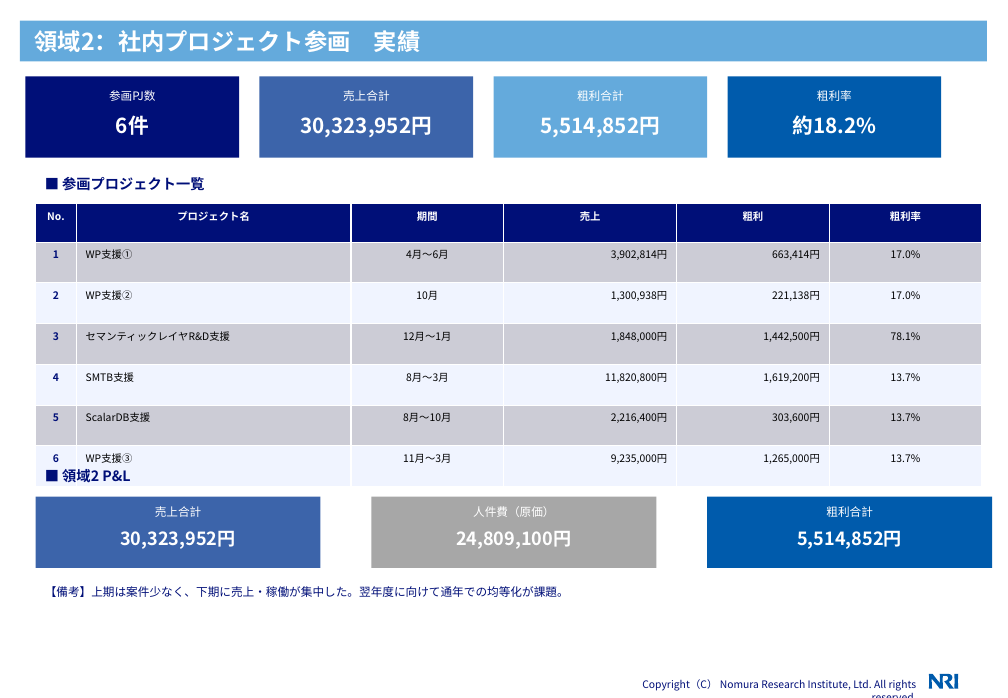
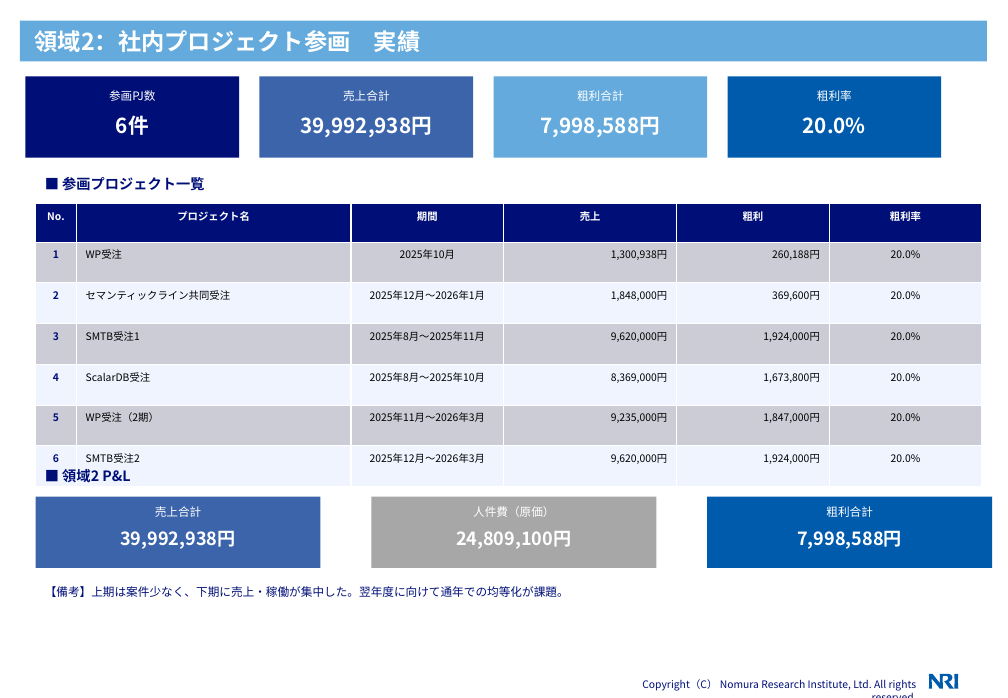
Before and after one commit to k2-matsuura/bridge1, a slide deck: slide 6 of 2025年度_Snowflake事業事業報告.pptx. Drawn at 1008x698 pixels with LibreOffice and Linux fonts; fonts in the diff are those of the drawing. Boxes give left, top, right and bottom in pixels: in the first picture for what was removed or moved away, otherwise in the second. Text is boxed around its words. In the diff, an @@ line names an element or a change of style, - is before the commit and + after.

```diff
--- a/2025年度_Snowflake事業事業報告.pptx
+++ b/2025年度_Snowflake事業事業報告.pptx
@@ text at [301, 116, 432, 137]: text changed @@
-30,323,952円
+39,992,938円
@@ text at [541, 117, 660, 137]: text changed @@
-5,514,852円
+7,998,588円
@@ text at [803, 117, 866, 134]: text changed @@
-約18.2%
+20.0%
@@ table at [35, 204, 982, 487] @@
-row 2: 1 | WP支援① | 4月〜6月 | 3,902,814円 | 663,414円 | 17.0%
+row 2: 1 | WP受注 | 2025年10月 | 1,300,938円 | 260,188円 | 20.0%
-row 3: 2 | WP支援② | 10月 | 1,300,938円 | 221,138円 | 17.0%
+row 3: 2 | セマンティックライン共同受注 | 2025年12月〜2026年1月 | 1,848,000円 | 369,600円 | 20.0%
-row 4: 3 | セマンティックレイヤR&D支援 | 12月〜1月 | 1,848,000円 | 1,442,500円 | 78.1%
+row 4: 3 | SMTB受注1 | 2025年8月〜2025年11月 | 9,620,000円 | 1,924,000円 | 20.0%
-row 5: 4 | SMTB支援 | 8月〜3月 | 11,820,800円 | 1,619,200円 | 13.7%
+row 5: 4 | ScalarDB受注 | 2025年8月〜2025年10月 | 8,369,000円 | 1,673,800円 | 20.0%
-row 6: 5 | ScalarDB支援 | 8月〜10月 | 2,216,400円 | 303,600円 | 13.7%
+row 6: 5 | WP受注（2期） | 2025年11月〜2026年3月 | 9,235,000円 | 1,847,000円 | 20.0%
-row 7: 6 | WP支援③ | 11月〜3月 | 9,235,000円 | 1,265,000円 | 13.7%
+row 7: 6 | SMTB受注2 | 2025年12月〜2026年3月 | 9,620,000円 | 1,924,000円 | 20.0%
@@ text at [120, 530, 236, 549]: text changed @@
-30,323,952円
+39,992,938円
@@ text at [797, 530, 902, 549]: text changed @@
-5,514,852円
+7,998,588円
```
Also in this commit, not shown: 3 other slides changed.
